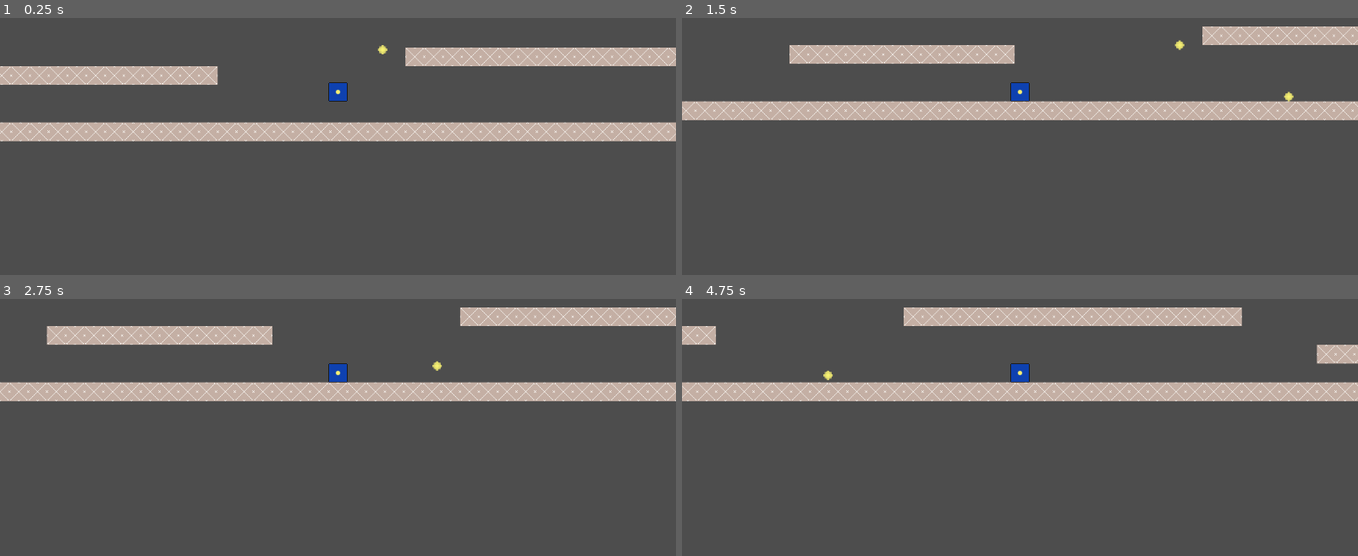
Above: before the commit, frames 1-4 (two rows, left to right).
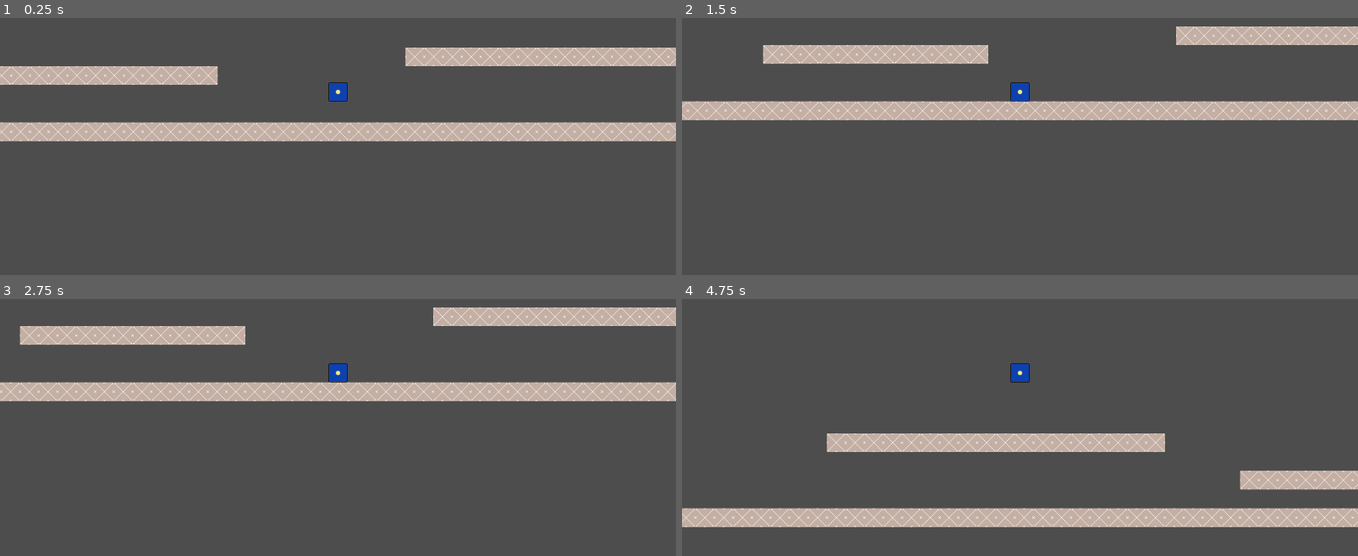
Above: after the commit, the same moments.

Repository: Clothwest/out_of_blocks
Game: Godot game, scene res://world/world.tscn
Same seed, same stepped clock (60 frames per second), same inputs: the game is played once before the commit and once after it.
Inputs (mouse positions are in pixels of both pictures, inside the frame that each line leads up to):
- Up to frame 1 (0.25 s): no input
- Up to frame 2 (1.5 s): move the mouse to (1168, 71) at 0.52 s; hold D (move_right) from 0.53 s (still down); click (1168, 71) at 0.6 s; tap Space (jump) at 0.77 s; move the mouse to (884, 110) at 1.27 s; tap Shift (dash) at 1.35 s
- Up to frame 3 (2.75 s): tap Space (jump) at 1.52 s; click (202, 391) at 1.55 s; move the mouse to (outside the picture) at 2.02 s; release D (move_right) at 2.03 s; hold A (move_left) from 2.03 s (still down); click (outside the picture) at 2.1 s
- Up to frame 4 (4.75 s): move the mouse to (986, 448) at 2.77 s; release A (move_left) at 2.78 s; hold D (move_right) 2.78-4.28 s; click (986, 448) at 2.85 s; tap Space (jump) at 3.02, 3.77, 4.52 s; move the mouse to (1222, 430) at 3.52 s; tap Shift (dash) at 3.6 s; click (1222, 430) at 3.8 s; move the mouse to (817, 316) at 4.27 s; hold A (move_left) from 4.28 s (still down); click (817, 316) at 4.35 s

The runs differ from the first frame. In frame 1, less than 0.1% of the frame differs, in the area x 55-58%, y 10-15%; in frame 2, 3.0%; in frame 3, 3.2%; in frame 4, 25%, in the area x 0-100%, y 3-89%.

Commit message:
optmized movement about throwing

Diff:
--- a/player/player.gd
+++ b/player/player.gd
@@ -47,8 +47,8 @@
 var is_dashing: bool = false
 
 # throw
-@export var throw_strength: float = 300.0
-@export var throw_recoil: float = 600.0
+@export var throw_strength: float = 1000.0
+@export var throw_recoil: float = 2000.0
 var can_throw: bool = true
 var ball_recalled: bool = true
 
--- a/player/state_machine/player_throw_state.gd
+++ b/player/state_machine/player_throw_state.gd
@@ -18,12 +18,19 @@
 
 func physics_update(delta: float)  -> void:
 	if is_throwing:
+		# movememt
+		var impulse_factor: float = 0.1
+		var impulse: Vector2 = Vector2(-1 * player.movement_velocity * impulse_factor)
+		player.physics.apply_impulse(impulse)
+
+		# throw
 		throw_timer = move_toward(throw_timer, throw_time, delta)
 		is_throwing = false if throw_timer >= throw_time else true
 	else:
 		transition()
 
 func throw() -> void:
+	# ball
 	var ball: Ball = player.BALL.instantiate()
 	ball.pickup_box.set_collision_mask_value(CollisionMask.PLAYER, false)
 	var throw_direction: Vector2 = (player.get_local_mouse_position()).normalized()
--- a/world/world.tscn
+++ b/world/world.tscn
@@ -1,8 +1,7 @@
-[gd_scene load_steps=6 format=4 uid="uid://bwwfg1vhg0l01"]
+[gd_scene load_steps=5 format=4 uid="uid://bwwfg1vhg0l01"]
 
 [ext_resource type="Texture2D" uid="uid://c3kmrbd2eyfs6" path="res://assets/blocks.png" id="1_6xmxd"]
 [ext_resource type="PackedScene" uid="uid://daspino52ubms" path="res://player/player.tscn" id="2_tcf2h"]
-[ext_resource type="PackedScene" uid="uid://chd7vxtjeq512" path="res://ball/ball.tscn" id="3_4717r"]
 
 [sub_resource type="TileSetAtlasSource" id="TileSetAtlasSource_tcf2h"]
 texture = ExtResource("1_6xmxd")
@@ -27,8 +26,3 @@
 jump_impulse = Vector2(0, -500)
 
 [node name="Camera2D" type="Camera2D" parent="Player"]
-
-[node name="Ball" parent="." instance=ExtResource("3_4717r")]
-position = Vector2(-1127, -114)
-collision_layer = 4
-collision_mask = 3
